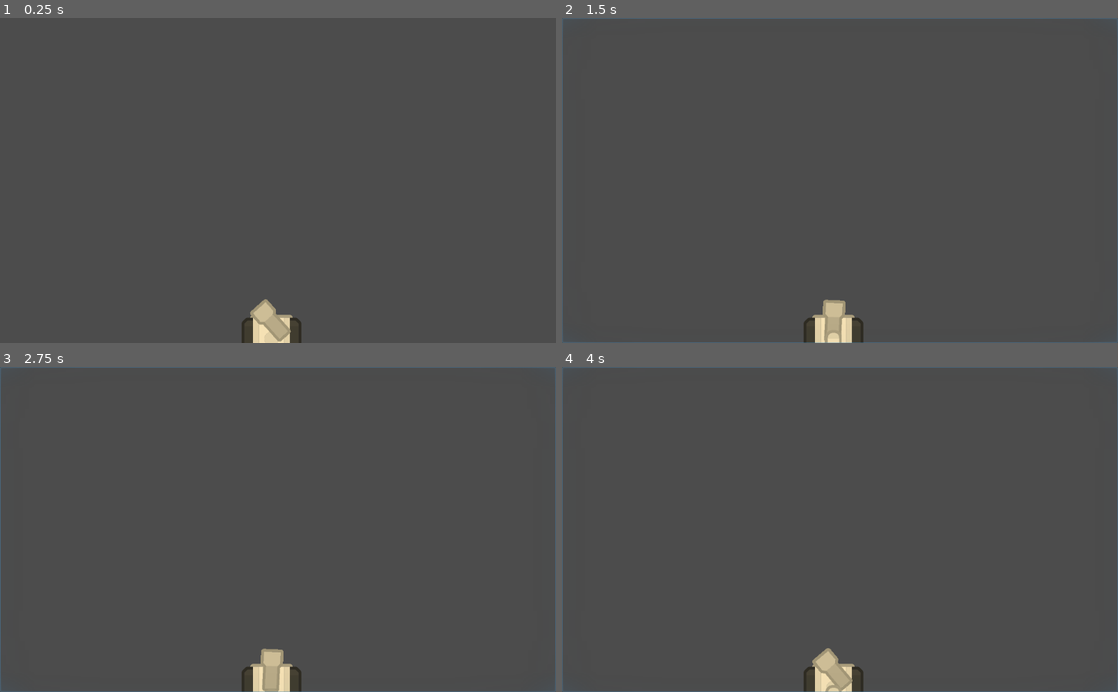
Above: before the commit, frames 1-4 (two rows, left to right).
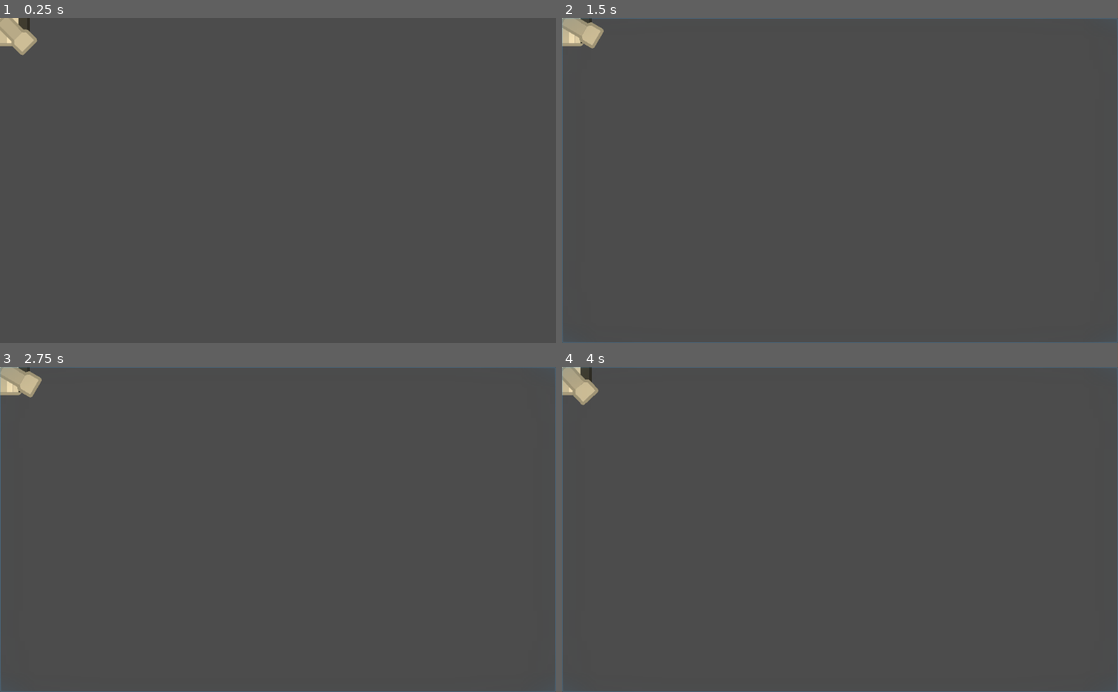
Above: after the commit, the same moments.

Repository: Dieghito124/GodotArcade-1
Game: Godot game, scene res://Game.tscn
Same seed, same stepped clock (60 frames per second), same inputs: the game is played once before the commit and once after it.
Inputs (mouse positions are in pixels of both pictures, inside the frame that each line leads up to):
- Up to frame 1 (0.25 s): no input
- Up to frame 2 (1.5 s): click (840, 180) at 0.5 s; click (840, 180) at 1.25 s
- Up to frame 3 (2.75 s): click (278, 529) at 2 s
- Up to frame 4 (4 s): move the mouse to (962, 513) at 2.77 s; tap Enter at 3.5 s; move the mouse to (728, 545) at 3.52 s

The runs differ from the first frame. In frame 1, 1.6% of the frame differs, in the area x 0-55%, y 0-100%; in frame 2, 1.6%; in frame 3, 1.6%; in frame 4, 1.6%.

Commit message:
Minor changes to the scenes

Diff:
--- a/Bullet.gd
+++ b/Bullet.gd
@@ -1,13 +1,4 @@
-extends RigidBody2D
+extends Area2D
 
-# Declare member variables here. Examples:
-# var a: int = 2
-# var b: String = "text"
-
-# Called when the node enters the scene tree for the first time.
 func _ready() -> void:
-	pass # Replace with function body.
-
-# Called every frame. 'delta' is the elapsed time since the previous frame.
-#func _process(delta: float) -> void:
-#	pass
+	pass
--- a/Bullet.tscn
+++ b/Bullet.tscn
@@ -7,8 +7,7 @@
 radius = 15.6484
 height = 10.7302
 
-[node name="Bullet" type="RigidBody2D"]
-continuous_cd = 2
+[node name="Bullet" type="Area2D"]
 script = ExtResource( 1 )
 
 [node name="Sprite" type="Sprite" parent="."]
--- a/Game.gd
+++ b/Game.gd
@@ -1,4 +1,4 @@
-extends Node2D
+extends Node
 
 """
 QUA CI VA LA LOGICA DI GIOCO
--- a/Game.tscn
+++ b/Game.tscn
@@ -1,10 +1,9 @@
-[gd_scene load_steps=4 format=2]
+[gd_scene load_steps=3 format=2]
 
 [ext_resource path="res://Game.gd" type="Script" id=1]
 [ext_resource path="res://World1.tscn" type="PackedScene" id=2]
-[ext_resource path="res://Player.tscn" type="PackedScene" id=3]
 
-[node name="Game" type="Node2D"]
+[node name="Game" type="Node"]
 script = ExtResource( 1 )
 
 [node name="HUD" type="CanvasLayer" parent="."]
@@ -20,6 +19,4 @@
 
 [node name="World1" parent="." instance=ExtResource( 2 )]
 
-[node name="Player" parent="." instance=ExtResource( 3 )]
-position = Vector2( 500, 600 )
-[connection signal="pressed" from="HUD/Control/Shot" to="Player" method="_on_Shot_pressed"]
+[node name="Bullets" type="Node" parent="."]
--- a/Player.gd
+++ b/Player.gd
@@ -1,8 +1,9 @@
 extends Node2D
 
-signal player_shot
+signal player_shot(bullet_spawn_pos)
 
 export var bullet_scene : PackedScene
+var bullet_spawn_pos : Vector2
 
 func _ready() -> void:
 	pass
@@ -12,6 +13,5 @@
 	pass
 
 func _on_Shot_pressed() -> void:
-	emit_signal("player_shot")
-	var bullet = bullet_scene.instance()
-	add_child(bullet)
+	bullet_spawn_pos = $Cannon/BulletSpawnPos.global_position
+	emit_signal("player_shot", bullet_spawn_pos)
--- a/Player.tscn
+++ b/Player.tscn
@@ -10,18 +10,23 @@
 script = ExtResource( 1 )
 bullet_scene = ExtResource( 2 )
 
-[node name="Body" type="Sprite" parent="."]
+[node name="Body" type="Node2D" parent="."]
+
+[node name="BodySprite" type="Sprite" parent="Body"]
 scale = Vector2( 0.5, 0.5 )
 texture = ExtResource( 3 )
 
-[node name="Cannon" type="Sprite" parent="."]
+[node name="Cannon" type="Node2D" parent="."]
+
+[node name="BulletSpawnPos" type="Position2D" parent="Cannon"]
+position = Vector2( 0, 90 )
+
+[node name="CannonSprite" type="Sprite" parent="Cannon"]
 position = Vector2( 0, 40 )
 scale = Vector2( 0.5, 0.5 )
 texture = ExtResource( 4 )
 
-[node name="Position2D" type="Position2D" parent="Cannon"]
-position = Vector2( 0, 100 )
-scale = Vector2( 2, 2 )
+[node name="BulletPath" type="Path2D" parent="."]
+position = Vector2( 1.08075, 11.3476 )
 
-[node name="Line2D" type="Line2D" parent="."]
-texture_mode = 0
+[node name="PathFollow2D" type="PathFollow2D" parent="BulletPath"]
--- a/World1.tscn
+++ b/World1.tscn
@@ -1,6 +1,10 @@
-[gd_scene format=2]
+[gd_scene load_steps=2 format=2]
+
+[ext_resource path="res://Player.tscn" type="PackedScene" id=1]
 
 [node name="World1" type="Node2D"]
 __meta__ = {
 "_edit_vertical_guides_": [  ]
 }
+
+[node name="Player" parent="." instance=ExtResource( 1 )]
